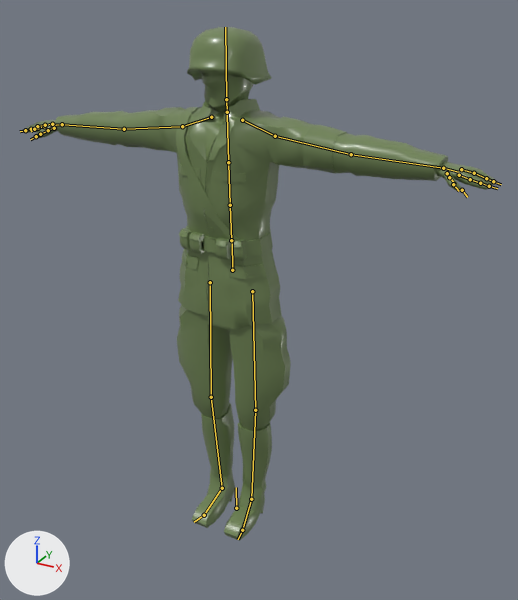
What one commit did to the Blender file source/latest/toy-soldier-retarget.blend.
One viewpoint serves both versions: a camera (50 mm lens) standing at (1.185, -1.97, 1.915) and looking at (0.098, 0.007, 0.926). Lighting does not change. The marker at lower left points along +X, +Y and +Z. The picture after the commit comes second. The bones that change, and the others that lie on the model, are drawn over the model as lines.

In view in the first picture: 'Helmet', 'Soldier_1'.
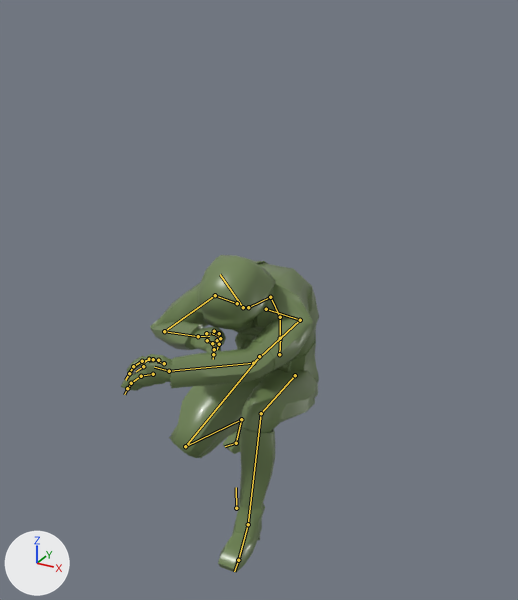
The newer file adds an action. The first version stands in its rest pose; the second is drawn at frame 109 of the action 'crouch_reload'.

Changed parts and their boxes [x1, y1, x2, y2] in the pictures (518 x 600 px):
'Soldier_1', posed (58% narrower, 34% shorter)
    before: [24, 70, 495, 541]
    after: [121, 261, 319, 573]
'Helmet', posed (8% narrower, 29% taller)
    before: [187, 27, 272, 85]
    after: [198, 255, 276, 330]
bone 'Hips', root to tip
    before: (232, 270) to (232, 240)
    after: (279, 354) to (280, 337)
bone 'Spine1', root to tip
    before: (230, 205) to (228, 162)
    after: (280, 317) to (270, 297)
bone 'Spine2', root to tip
    before: (228, 162) to (227, 113)
    after: (270, 297) to (249, 307)
bone 'Neck', root to tip
    before: (227, 112) to (226, 99)
    after: (248, 307) to (243, 307)
bone 'Head', root to tip
    before: (226, 99) to (225, 27)
    after: (243, 307) to (220, 274)
bone 'LeftShoulder', root to tip
    before: (242, 120) to (275, 136)
    after: (266, 309) to (300, 320)
bone 'LeftArm', root to tip
    before: (275, 136) to (351, 154)
    after: (300, 320) to (253, 363)
bone 'LeftForeArm', root to tip
    before: (351, 154) to (443, 168)
    after: (253, 363) to (169, 371)
bone 'LeftHand', root to tip
    before: (443, 168) to (458, 172)
    after: (169, 371) to (154, 367)
bone 'LeftHandThumb1', root to tip
    before: (447, 173) to (451, 177)
    after: (164, 363) to (157, 361)
bone 'LeftHandThumb2', root to tip
    before: (449, 177) to (455, 184)
    after: (158, 360) to (149, 361)
bone 'LeftHandThumb3', root to tip
    before: (453, 184) to (459, 191)
    after: (149, 359) to (141, 364)
bone 'LeftHandIndex1', root to tip
    before: (459, 175) to (470, 179)
    after: (153, 359) to (142, 361)
bone 'LeftHandIndex2', root to tip
    before: (470, 179) to (480, 183)
    after: (142, 361) to (133, 366)
bone 'LeftHandIndex3', root to tip
    before: (480, 183) to (489, 186)
    after: (133, 366) to (129, 373)
bone 'LeftHandMiddle1', root to tip
    before: (461, 169) to (474, 173)
    after: (153, 374) to (141, 376)
bone 'LeftHandMiddle2', root to tip
    before: (474, 173) to (486, 178)
    after: (141, 376) to (131, 383)
bone 'LeftHandMiddle3', root to tip
    before: (486, 178) to (493, 181)
    after: (131, 383) to (128, 388)
bone 'RightArm', root to tip
    before: (182, 126) to (124, 129)
    after: (215, 295) to (164, 331)
bone 'RightForeArm', root to tip
    before: (124, 129) to (62, 124)
    after: (164, 331) to (198, 336)
bone 'RightHand', root to tip
    before: (62, 124) to (50, 125)
    after: (198, 336) to (209, 336)
bone 'RightHandThumb1', root to tip
    before: (54, 128) to (48, 130)
    after: (206, 333) to (212, 334)
bone 'RightHandThumb2', root to tip
    before: (48, 130) to (41, 134)
    after: (213, 333) to (218, 336)
bone 'RightHandThumb3', root to tip
    before: (40, 134) to (35, 137)
    after: (219, 336) to (220, 340)
bone 'RightHandIndex1', root to tip
    before: (44, 126) to (38, 128)
    after: (214, 331) to (219, 333)
bone 'RightHandIndex2', root to tip
    before: (38, 128) to (31, 129)
    after: (219, 333) to (220, 338)
bone 'RightHandIndex3', root to tip
    before: (31, 129) to (25, 130)
    after: (220, 338) to (219, 344)
bone 'RightHandMiddle1', root to tip
    before: (52, 124) to (45, 125)
    after: (207, 340) to (212, 343)
bone 'RightHandMiddle2', root to tip
    before: (45, 125) to (37, 126)
    after: (212, 343) to (214, 349)
bone 'RightHandMiddle3', root to tip
    before: (37, 126) to (34, 129)
    after: (214, 349) to (213, 354)
bone 'LeftUpLeg', root to tip
    before: (252, 291) to (255, 410)
    after: (295, 375) to (261, 413)
bone 'LeftLeg', root to tip
    before: (255, 410) to (251, 499)
    after: (261, 413) to (248, 524)
bone 'LeftFoot', root to tip
    before: (251, 499) to (242, 530)
    after: (248, 524) to (238, 560)
bone 'RightUpLeg', root to tip
    before: (210, 282) to (211, 397)
    after: (259, 356) to (185, 446)
bone 'RightLeg', root to tip
    before: (211, 397) to (222, 488)
    after: (185, 446) to (241, 419)
bone 'RightFoot', root to tip
    before: (222, 488) to (204, 515)
    after: (241, 419) to (236, 443)
bone 'RightToeBase', root to tip
    before: (204, 515) to (194, 522)
    after: (236, 443) to (225, 446)

The edits, one by one:
Bone 'Hips' (bone_hips) moves from (0.0, 0.0, 0.0) to (0.039, -0.451, -0.284).
Bone 'Hips' (bone_hips) turns from (0, 0, 0) to (20, -3, -13) degrees about its own x, y and z.
Bone 'Spine1' (bone_spine1) turns from (0, 0, 0) to (15, 3, 8) degrees about its own x, y and z.
Bone 'Spine2' (bone_spine2) turns from (0, 0, 0) to (46, 7, 2) degrees about its own x, y and z.
Bone 'Neck' (bone_neck) turns from (0, 0, 0) to (-12, -3, 3) degrees about its own x, y and z.
Bone 'Head' (bone_head) turns from (0, 0, 0) to (-29, 5, -2) degrees about its own x, y and z.
Bone 'LeftShoulder' (bone_leftshoulder) turns from (0, 0, 0) to (0, 4, 12) degrees about its own x, y and z.
Bone 'LeftArm' (bone_leftarm) turns from (0, 0, 0) to (-63, 2, 117) degrees about its own x, y and z.
Bone 'LeftForeArm' (bone_leftforearm) turns from (0, 0, 0) to (9, -22, 29) degrees about its own x, y and z.
Bone 'LeftHand' (bone_lefthand) turns from (0, 0, 0) to (0, -24, 12) degrees about its own x, y and z.
Bone 'LeftHandThumb1' (bone_lefthandthumb1) turns from (0, 0, 0) to (0, 0, -26) degrees about its own x, y and z.
Bone 'LeftHandThumb2' (bone_lefthandthumb2) turns from (0, 0, 0) to (0, 0, -26) degrees about its own x, y and z.
Bone 'LeftHandThumb3' (bone_lefthandthumb3) turns from (0, 0, 0) to (0, 0, -26) degrees about its own x, y and z.
Bone 'LeftHandIndex1' (bone_lefthandindex1) turns from (0, 0, 0) to (0, 0, -26) degrees about its own x, y and z.
Bone 'LeftHandIndex2' (bone_lefthandindex2) turns from (0, 0, 0) to (0, 0, -26) degrees about its own x, y and z.
Bone 'LeftHandIndex3' (bone_lefthandindex3) turns from (0, 0, 0) to (0, 0, -26) degrees about its own x, y and z.
Bone 'LeftHandMiddle1' (bone_lefthandmiddle1) turns from (0, 0, 0) to (0, 0, -26) degrees about its own x, y and z.
Bone 'LeftHandMiddle2' (bone_lefthandmiddle2) turns from (0, 0, 0) to (0, 0, -26) degrees about its own x, y and z.
Bone 'LeftHandMiddle3' (bone_lefthandmiddle3) turns from (0, 0, 0) to (0, 0, -26) degrees about its own x, y and z.
Bone 'RightArm' (bone_rightarm) turns from (0, 0, 0) to (-17, 15, -47) degrees about its own x, y and z.
Bone 'RightForeArm' (bone_rightforearm) turns from (0, 0, 0) to (-35, -26, -119) degrees about its own x, y and z.
Bone 'RightHand' (bone_righthand) turns from (0, 0, 0) to (5, 1, -11) degrees about its own x, y and z.
Bone 'RightHandThumb1' (bone_righthandthumb1) turns from (0, 0, 0) to (0, 0, 26) degrees about its own x, y and z.
Bone 'RightHandThumb2' (bone_righthandthumb2) turns from (0, 0, 0) to (0, 0, 26) degrees about its own x, y and z.
Bone 'RightHandThumb3' (bone_righthandthumb3) turns from (0, 0, 0) to (0, 0, 26) degrees about its own x, y and z.
Bone 'RightHandIndex1' (bone_righthandindex1) turns from (0, 0, 0) to (0, 0, 26) degrees about its own x, y and z.
Bone 'RightHandIndex2' (bone_righthandindex2) turns from (0, 0, 0) to (0, 0, 26) degrees about its own x, y and z.
Bone 'RightHandIndex3' (bone_righthandindex3) turns from (0, 0, 0) to (0, 0, 26) degrees about its own x, y and z.
Bone 'RightHandMiddle1' (bone_righthandmiddle1) turns from (0, 0, 0) to (0, 0, 26) degrees about its own x, y and z.
Bone 'RightHandMiddle2' (bone_righthandmiddle2) turns from (0, 0, 0) to (0, 0, 26) degrees about its own x, y and z.
Bone 'RightHandMiddle3' (bone_righthandmiddle3) turns from (0, 0, 0) to (0, 0, 26) degrees about its own x, y and z.
Bone 'LeftUpLeg' (bone_leftupleg) turns from (0, 0, 0) to (121, -19, 9) degrees about its own x, y and z.
Bone 'LeftLeg' (bone_leftleg) turns from (0, 0, 0) to (-90, -6, 3) degrees about its own x, y and z.
Bone 'LeftFoot' (bone_leftfoot) turns from (0, 0, 0) to (-12, 4, -6) degrees about its own x, y and z.
Bone 'RightUpLeg' (bone_rightupleg) turns from (0, 0, 0) to (75, 4, -2) degrees about its own x, y and z.
Bone 'RightLeg' (bone_rightleg) turns from (0, 0, 0) to (-129, 0, -6) degrees about its own x, y and z.
Bone 'RightFoot' (bone_rightfoot) turns from (0, 0, 0) to (16, 16, 25) degrees about its own x, y and z.
Bone 'RightToeBase' (bone_righttoebase) turns from (0, 0, 0) to (50, 8, 9) degrees about its own x, y and z.
